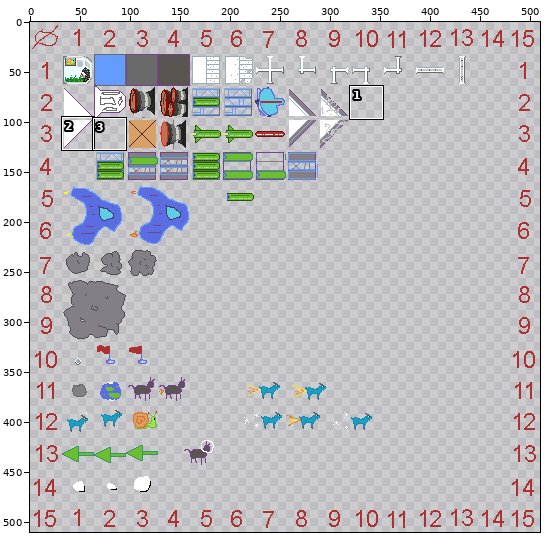
Sprite sheet, stored at src-deploy/public/ludumDare43/images/ship-001.png. Above, an overview of the earlier version with the close-up marked.
Close-up. First the earlier version:
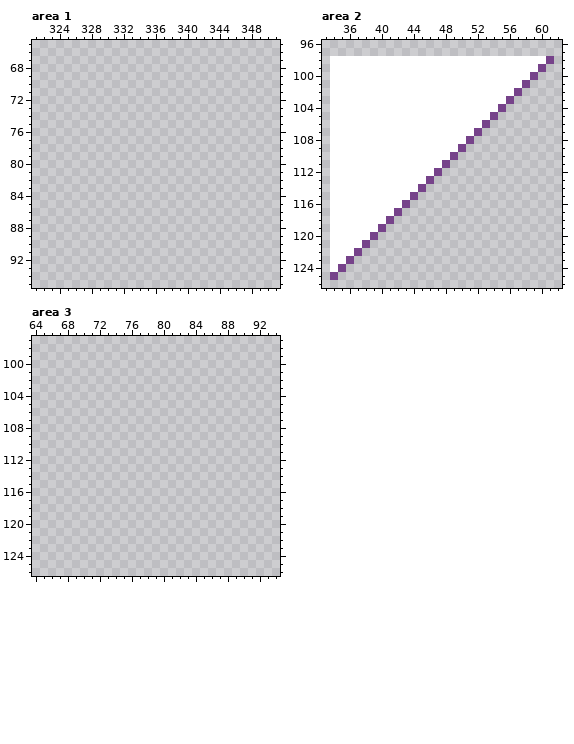
The file is 512x512 pixels. Pixels under 10% opacity are left out. Colours within 5 levels of each other are drawn and written as one. Shown: area 1: x 321..351, y 65..95; area 2: x 33..62, y 96..126; area 3: x 64..94, y 97..126. The wide view leaves out empty margins. The commit also changed other parts of the picture, which this record leaves out.
New version:
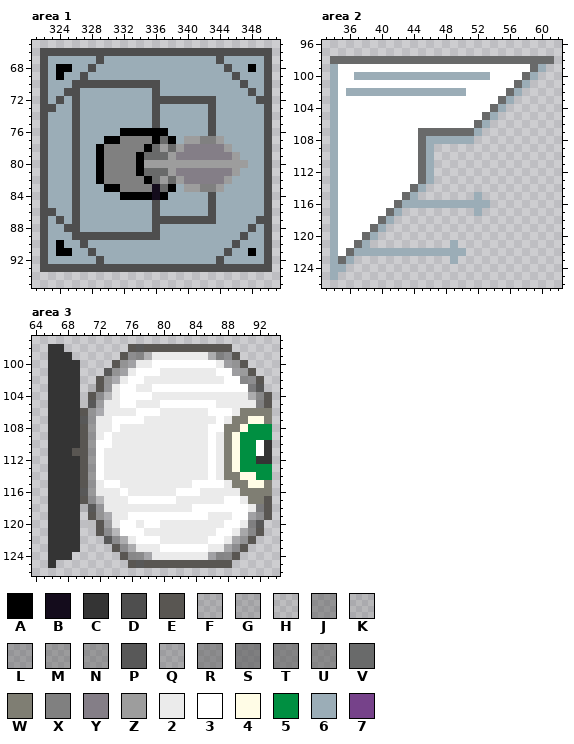
Palette (. is transparent): A #000000  B #140c1c  C #343434  D #4e4e4e  E #595652  F #5656563e  G #56565647  H #57575723  J #5757577e  K #58585831  L #58585868  M #5858586e  N #58585874  P #585858  Q #59595953  R #5959598c  S #595959ab  T #5c5c5ca4  U #5d5d5d99  V #696a6a  W #7f7e73  X #808080  Y #847e87  Z #9d9d9d  2 #ebebeb  3 #ffffff  4 #fffce6  5 #008f41  6 #9badb7  7 #76428a
The exact change:
Changed rows in their new state; - is an unchanged pixel.
Area 1:
first column x 322:
66 DDDDDDDDDDDDDDDDDDDDDDDDDDDDD
67 D666666D66666666666666D66666D
68 D6AA66D6666666666666666D66A6D
69 D6A66D666666666666666666D666D
70 D666DDDDDDDDDDD6666666666D66D
71 D66DD666666666D66666666666D6D
72 D6D6D666666666DDDDDDDD66666DD
73 DD66D666666666D666666D666666D
74 D666D666666666D666666D666666D
75 D666D666666666D666666D666666D
76 D666D66666AAAAAA66666D666666D
77 D666D666AAXXXXAVA6ZZXXZ66666D
78 D666D66AXXXXXAVZVZYYYYYZ6666D
79 D666D66AXXXXAVVVZYYYYYYYZ666D
80 D666D66AXXXXAZZZZZZZZZZZZZ66D
81 D666D66AXXXXAVVVZYYYYYYYZ666D
82 D666D66AXXXXXAVZVZYYYYYZ6666D
83 D666D666AAXXXXBVA6ZZXXZ66666D
84 D666D66666AAAABA66666D666666D
85 D666D666666666D666666D666666D
86 DD66D666666666D666666D666666D
87 D6D6D666666666DDDDDDDD66666DD
88 D66DD666666666D66666666666D6D
89 D666DDDDDDDDDDD6666666666D66D
90 D6A66D666666666666666666D666D
91 D6AA66D6666666666666666D66A6D
92 D666666D66666666666666D66666D
93 DDDDDDDDDDDDDDDDDDDDDDDDDDDDD
Area 2:
first column x 34:
 98 VVVVVVVVVVVVVVVVVVVVVVVVVVVV
 99 6------------------------V6-
100 6--66666666666666666----V6--
101 6----------------------V6---
102 6-666666666666666-----V6----
103 6--------------------V6-----
104 6-------------------V6------
105 6------------------V6-------
106 6-----------------V6--------
107 6----------VVVVVVV6---------
108 6----------V666666----------
109 6----------V6....-----------
110 6----------V6...------------
111 6----------V6..-------------
112 6----------V6.--------------
113 6----------V6---------------
114 6---------V6----------------
115 6--------V6-------6---------
116 6-------V66666666666--------
117 6------V6---------6---------
118 6-----V6--------------------
119 6----V6---------------------
120 6---V6----------------------
121 6--V6----------6------------
122 6-V66666666666666-----------
123 6V6------------6------------
124 66--------------------------
125 6---------------------------
Area 3:
first column x 66:
 98 CC--------EPEEEEEEEEEEE-----
 99 CCC------ERUF2222222GTRE----
100 CCCC----EJG22333333332QJE---
101 CCCC---PJG2333222222233QME--
102 CCCC--EJK233222222222233RRE-
103 CCCC-HEL23322333333333333SP-
104 CCCC-EJK23333222222222222GRE
105 CCCCHPL2233222333333322222SE
106 CCCCEJK22223332222223332WWWW
107 CCCCPN22333322222222232WW44W
108 CCCCEN2232222222222233WW4555
109 CCCCEN2322222222222232W45555
110 CCCCEN3322222222222232W4553C
111 CCCEEN3222222222222232W4553C
112 CCCCEN3222222222222232W455CC
113 CCCCEN3222222222222232W45555
114 CCCCEN3222222222222232WW4455
115 CCCCEN23322222222233332WW44W
116 CCCCPN222322222233322222WWWW
117 CCCCEJK222333333222222332WWE
118 CCCCHPL2222222222233333332SE
119 CCCC-EJK22333333333322233GRE
120 CCCC-HEL23323322222222332SP-
121 CCCC--EJK333222222222332QRE-
122 CCCC---PJG2333222222332QME--
123 CCCC----EJG22233333322QJE---
124 CCC------ERUF2222222GTRE----
125 C---------EPEEEEEEEEEEE-----
Changed places in both close-ups, as pixel boxes (x1, y1, x2, y2):
added: (40, 48, 272, 272)
changed: (330, 56, 554, 280)
added: (48, 344, 272, 568)
